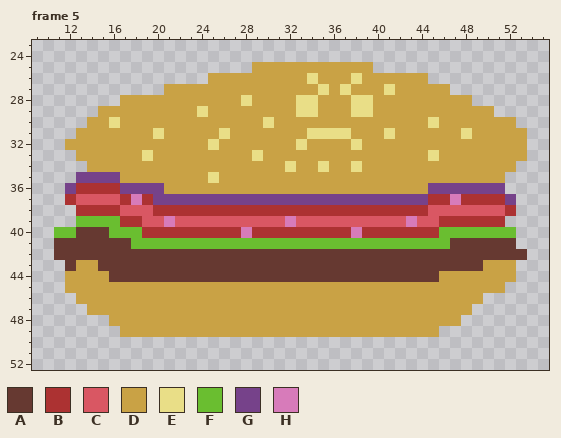
Two states of a pixel-art file, Assets/Sprites/Enemies/Sprite/Borgor.aseprite. The picture above is the old version.
64x64 pixels, 5 frames. Shown: frame 5: x 9..55, y 23..52. The commit also changed other frames, which this record leaves out.
Palette (. is transparent): A #663931  B #ac3232  C #d95763  D #c9a245  E #e9de87  F #6abe30  G #76428a  H #d77bba
Pixels before, frame 5, first column x 11:
25 ..................DDDDDDDDDDD..............
26 ..............DDDDDDDDDEDDDEDDDDDD.........
27 ..........DDDDDDDDDDDDDDEDEDDDEDDDDD.......
28 ......DDDDDDDDDDDEDDDDEEDDDEEDDDDDDDDD.....
29 ....DDDDDDDDDEDDDDDDDDEEDDDEEDDDDDDDDDDD...
30 ...DDEDDDDDDDDDDDDDEDDDDDDDDDDDDDDEDDDDDDD.
31 ..DDDDDDDEDDDDDEDDDDDDDEEEEDDDEDDDDDDEDDDDD
32 .DDDDDDDDDDDDDEDDDDDDDEDDDDEDDDDDDDDDDDDDDD
33 ..DDDDDDEDDDDDDDDDEDDDDDDDDDDDDDDDEDDDDDDDD
34 ...DDDDDDDDDDDDDDDDDDEDDEDDEDDDDDDDDDDDDDD.
35 ..GGGGDDDDDDDDEDDDDDDDDDDDDDDDDDDDDDDDDDD..
36 .GBBBBGGGGDDDDDDDDDDDDDDDDDDDDDDDDGGGGGGG..
37 .BCCCCBHBGGGGGGGGGGGGGGGGGGGGGGGGGBBHBBBBG.
38 ..BBBBCCCBBBBBBBBBBBBBBBBBBBBBBBBBCCCCCCCB.
39 ..FFFFBBCCHCCCCCCCCCCHCCCCCCCCCCHCCBBBBBB..
40 FFAAAFFFBBBBBBBBBHBBBBBBBBBHBBBBBBBFFFFFFF.
41 AAAAAAAFFFFFFFFFFFFFFFFFFFFFFFFFFFFFAAAAAA.
42 AAAAAAAAAAAAAAAAAAAAAAAAAAAAAAAAAAAAAAAAAAA
43 .ADDAAAAAAAAAAAAAAAAAAAAAAAAAAAAAAAAAAADDD.
44 .DDDDAAAAAAAAAAAAAAAAAAAAAAAAAAAAAADDDDDDD.
45 .DDDDDDDDDDDDDDDDDDDDDDDDDDDDDDDDDDDDDDDD..
46 ..DDDDDDDDDDDDDDDDDDDDDDDDDDDDDDDDDDDDD....
47 ...DDDDDDDDDDDDDDDDDDDDDDDDDDDDDDDDDDD.....
48 .....DDDDDDDDDDDDDDDDDDDDDDDDDDDDDDDD......
49 ......DDDDDDDDDDDDDDDDDDDDDDDDDDDDD........
The same view after the edit:
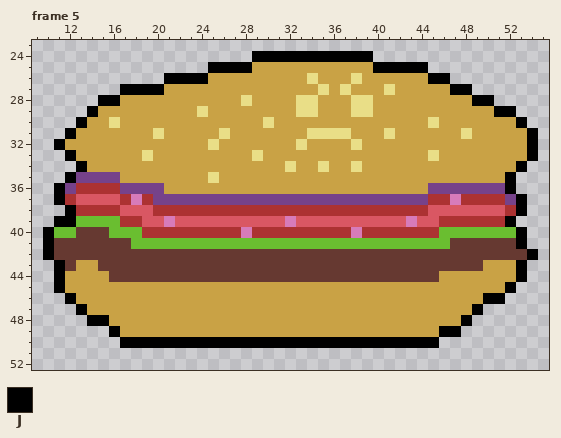
Colours new in this view: J #000000
The exact change:
Changed rows in their new state; - is an unchanged pixel.
Frame 5:
first column x 10:
24 -------------------JJJJJJJJJJJ---------------
25 ---------------JJJJ-----------JJJJJ----------
26 -----------JJJJ--------------------JJ--------
27 -------JJJJ--------------------------JJ------
28 -----JJ--------------------------------JJ----
29 ----J------------------------------------JJ--
30 ---J---------------------------------------J-
31 --J-----------------------------------------J
32 -J------------------------------------------J
33 --J-----------------------------------------J
34 ---J---------------------------------------J-
35 --J---------------------------------------J--
36 -J----------------------------------------J--
37 -J-----------------------------------------J-
38 --J----------------------------------------J-
39 -JJ---------------------------------------J--
40 J------------------------------------------J-
41 J------------------------------------------J-
42 J-------------------------------------------J
43 -J-----------------------------------------J-
44 -J-----------------------------------------J-
45 -J----------------------------------------J--
46 --J-------------------------------------JJ---
47 ---J-----------------------------------J-----
48 ----JJ--------------------------------J------
49 ------J-----------------------------JJ-------
50 -------JJJJJJJJJJJJJJJJJJJJJJJJJJJJJ---------
